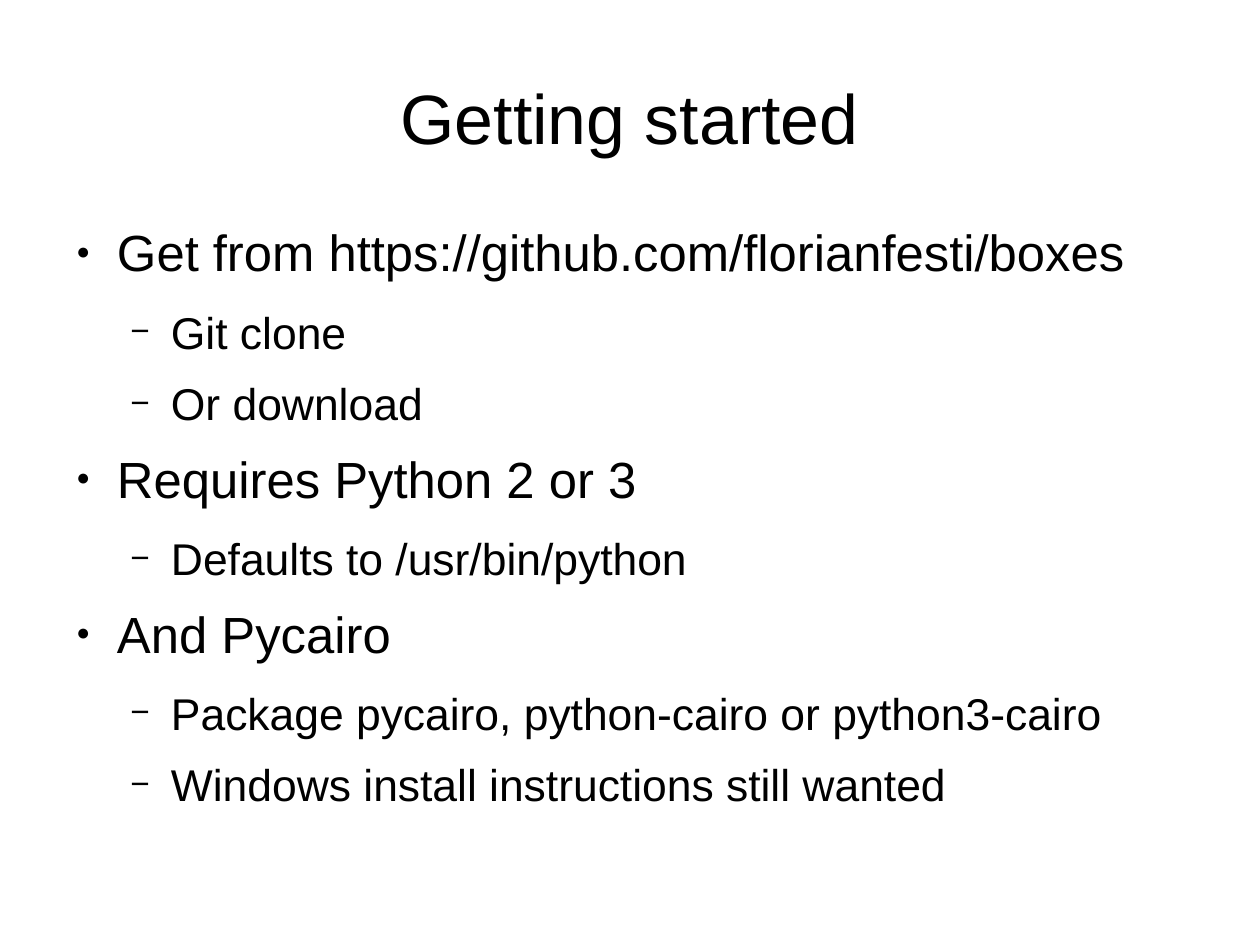
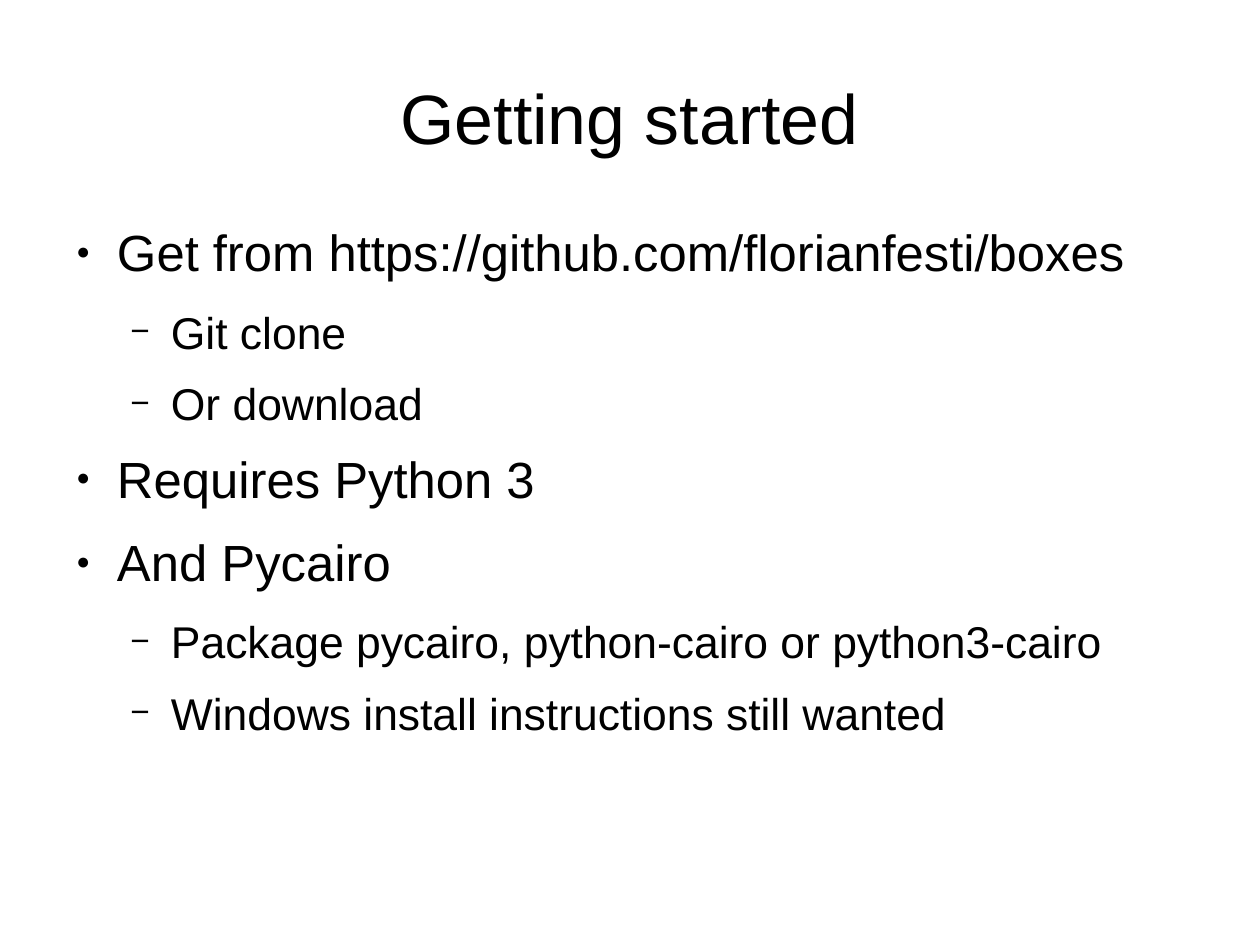
Before and after one commit to florianfesti/boxes, a slide deck: slide 19 of documentation/presentation.odp. Drawn at 1260x945 pixels with LibreOffice and Linux fonts; fonts in the diff are those of the drawing. Boxes give left, top, right and bottom in pixels: in the first picture for what was removed or moved away, otherwise in the second. Text is boxed around its words. In the diff, an @@ line names an element or a change of style, - is before the commit and + after.

```diff
--- a/documentation/presentation.odp
+++ b/documentation/presentation.odp
@@ text at box(117, 461, 534, 508): text changed; size 28 to 32 pt @@
-● Requires Python 2 or 3
-  − Defaults to /usr/bin/python
+● Requires Python 3
```
Also in this commit, not shown: 4 other slides changed, 1 slide added, 2 slides removed, 1 other file.
